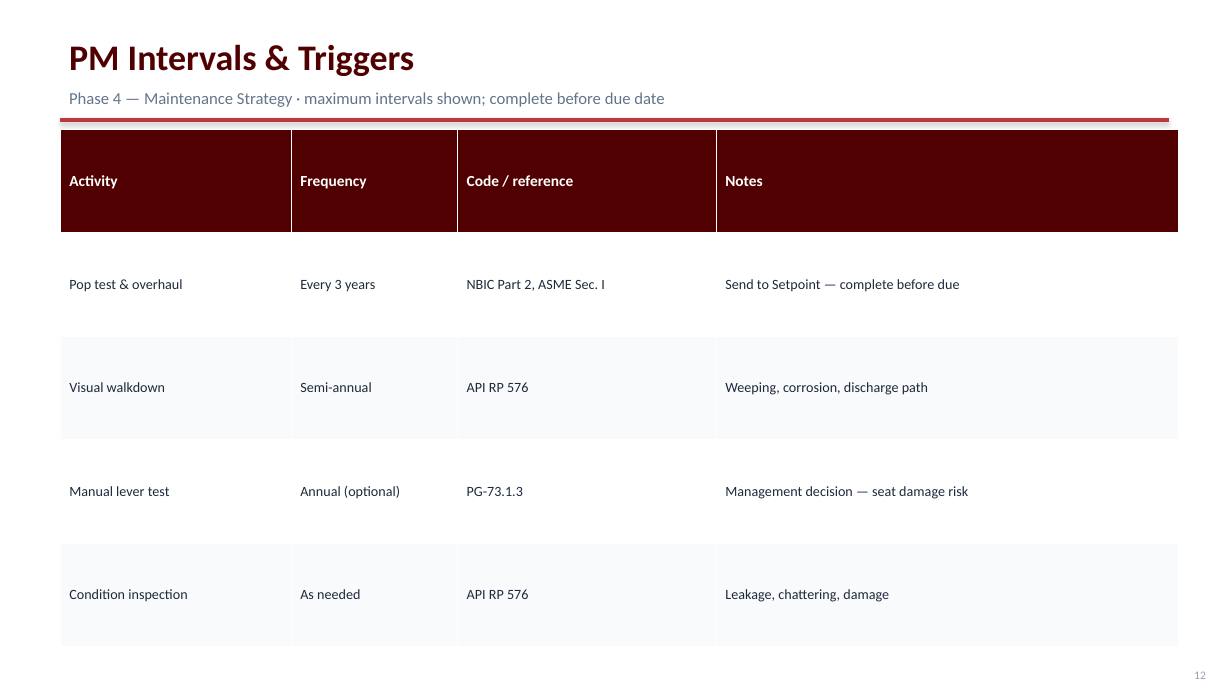
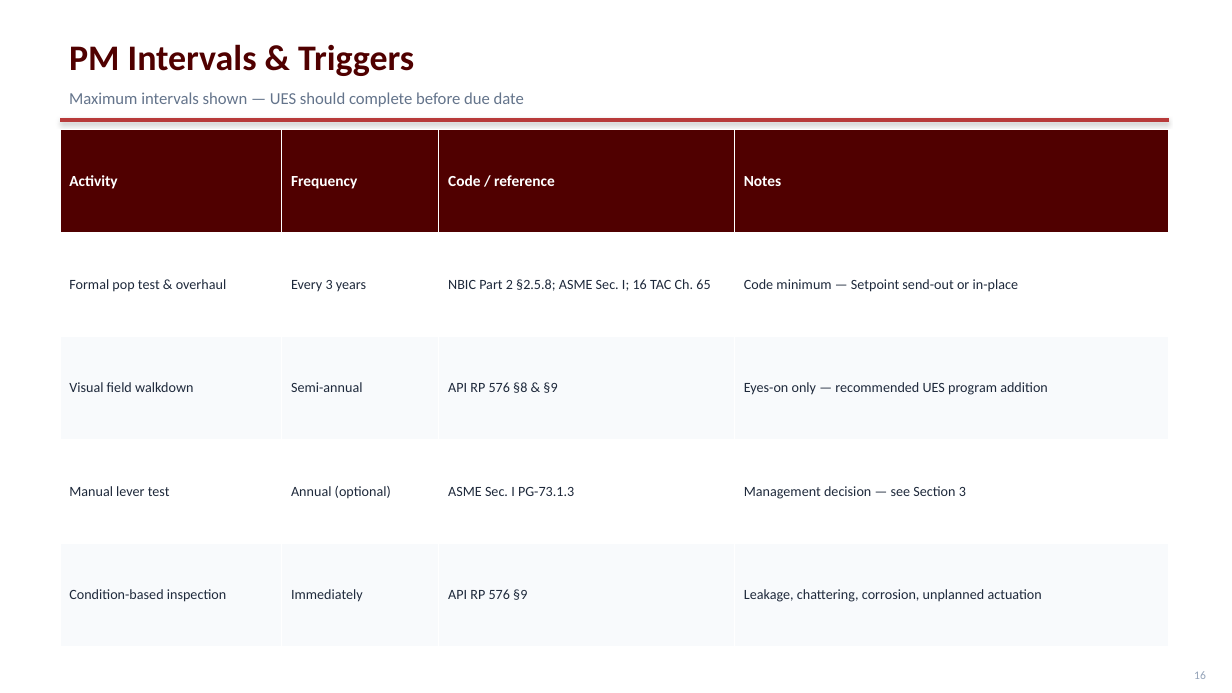
Before and after one commit to stavan12-a11y/PSV-Compliance-Tracking-Dashboard, a slide deck: slide 17 of docs/presentation/UES-Steam-Safety-Program.pptx (slide 13 before the commit). Drawn at 1232x693 pixels with LibreOffice and Linux fonts; fonts in the diff are those of the drawing. Boxes give left, top, right and bottom in pixels: in the first picture for what was removed or moved away, otherwise in the second. Text is boxed around its words. In the diff, an @@ line names an element or a change of style, - is before the commit and + after.

```diff
--- a/docs/presentation/UES-Steam-Safety-Program.pptx
+++ b/docs/presentation/UES-Steam-Safety-Program.pptx
@@ text at [69, 92, 524, 107]: text changed @@
-Phase 4 — Maintenance Strategy · maximum intervals shown; complete before due date
+Maximum intervals shown — UES should complete before due date
@@ table at [60, 129, 1169, 647] @@
-row 2: Pop test & overhaul | Every 3 years | NBIC Part 2, ASME Sec. I | Send to Setpoint — complete before due
+row 2: Formal pop test & overhaul | Every 3 years | NBIC Part 2 §2.5.8; ASME Sec. I; 16 TAC Ch. 65 | Code minimum — Setpoint send-out or in-place
-row 3: Visual walkdown | Semi-annual | API RP 576 | Weeping, corrosion, discharge path
+row 3: Visual field walkdown | Semi-annual | API RP 576 §8 & §9 | Eyes-on only — recommended UES program addition
-row 4, column 3: PG-73.1.3
+row 4, column 3: ASME Sec. I PG-73.1.3
-row 4, column 4: Management decision — seat damage risk
+row 4, column 4: Management decision — see Section 3
-row 5: Condition inspection | As needed | API RP 576 | Leakage, chattering, damage
+row 5: Condition-based inspection | Immediately | API RP 576 §9 | Leakage, chattering, corrosion, unplanned actuation
@@ table: place and size @@
-table at [60, 129, 1178, 647]
+table at [60, 129, 1169, 647]
@@ text at [1194, 671, 1206, 679]: text changed @@
-12
+16
```
Also in this commit, not shown: 9 other slides changed, 15 slides added, 7 slides removed, 1 other file.
